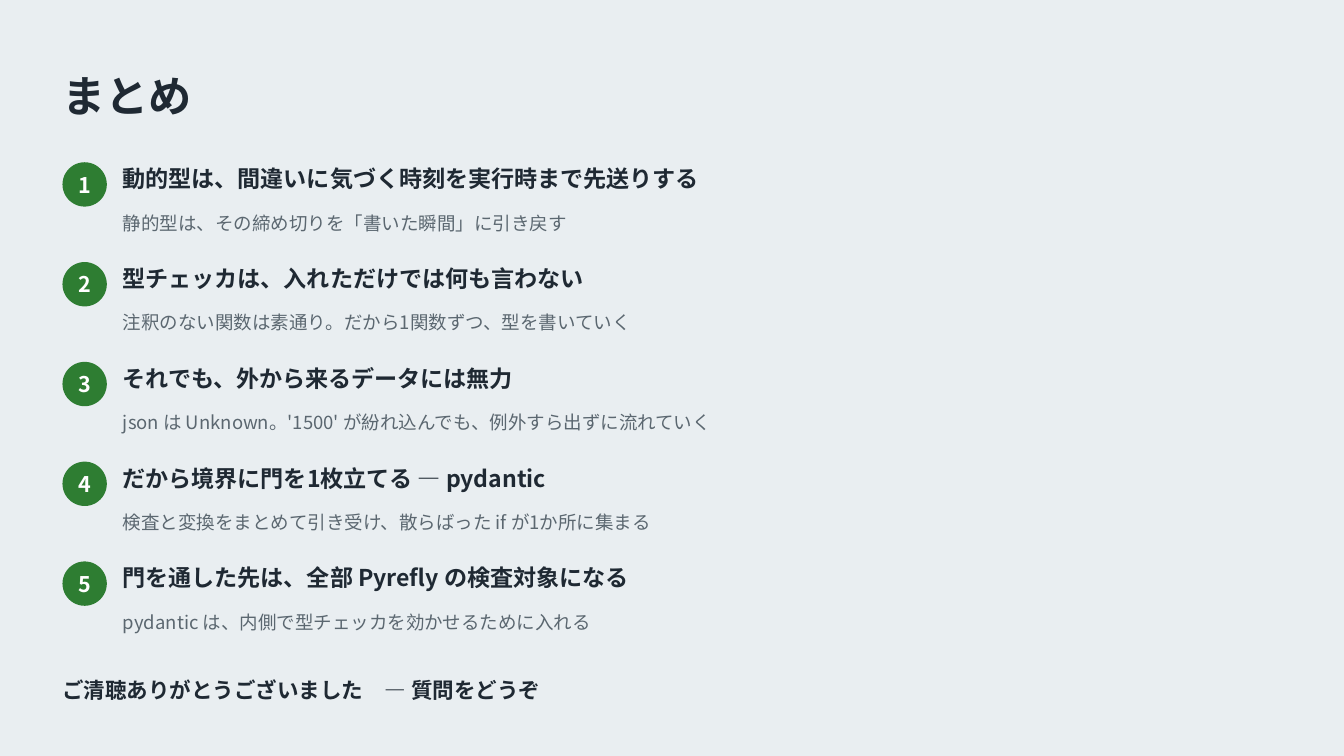
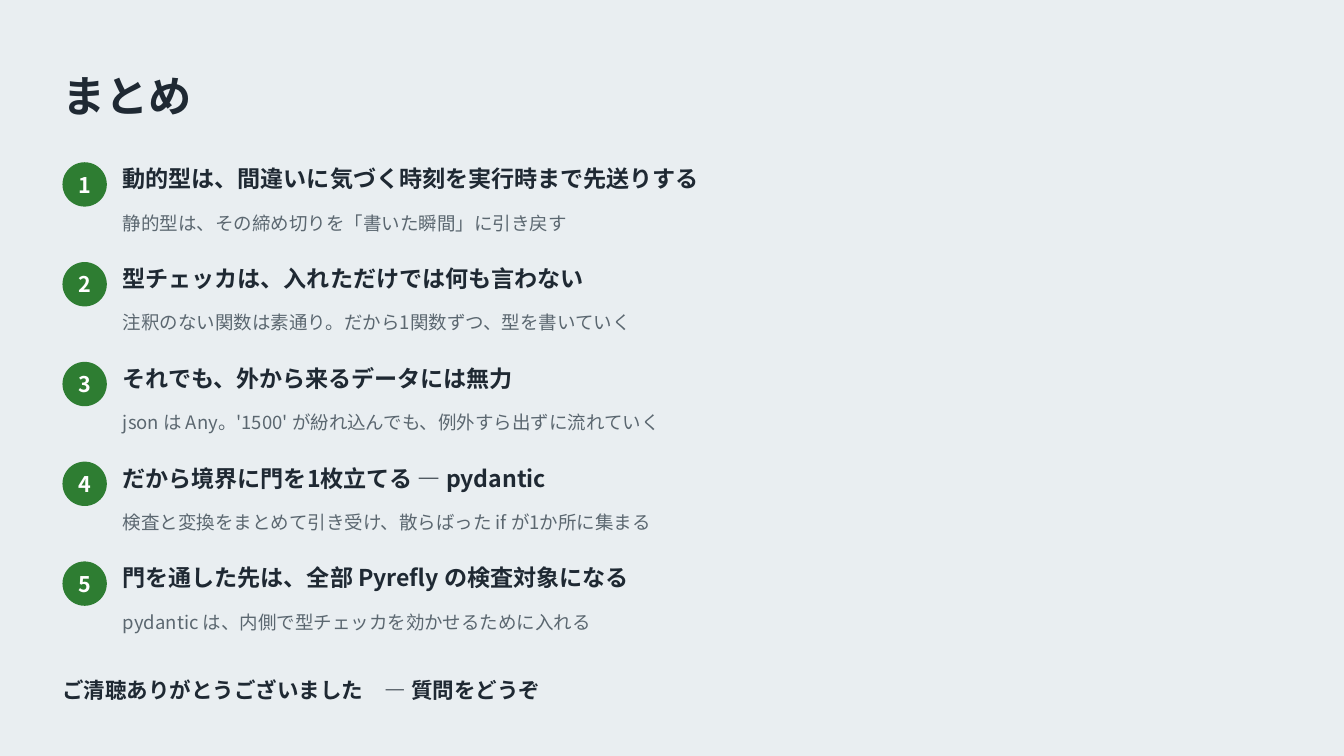
Before and after one commit to secta113/peeling-the-code, a slide deck: slide 38 of 02_second_never_trust_raw_data/第2回_今日から始める静的型チェック.pptx. Drawn at 1344x756 pixels with LibreOffice and Linux fonts; fonts in the diff are those of the drawing. Boxes give left, top, right and bottom in pixels: in the first picture for what was removed or moved away, otherwise in the second. Text is boxed around its words. In the diff, an @@ line names an element or a change of style, - is before the commit and + after.

```diff
--- a/02_second_never_trust_raw_data/第2回_今日から始める静的型チェック.pptx
+++ b/02_second_never_trust_raw_data/第2回_今日から始める静的型チェック.pptx
@@ text at bbox=[123, 413, 660, 434]: text changed @@
-json は Unknown。'1500' が紛れ込んでも、例外すら出ずに流れていく
+json は Any。'1500' が紛れ込んでも、例外すら出ずに流れていく
```
Also in this commit, not shown: 2 other slides changed, 8 other files.
